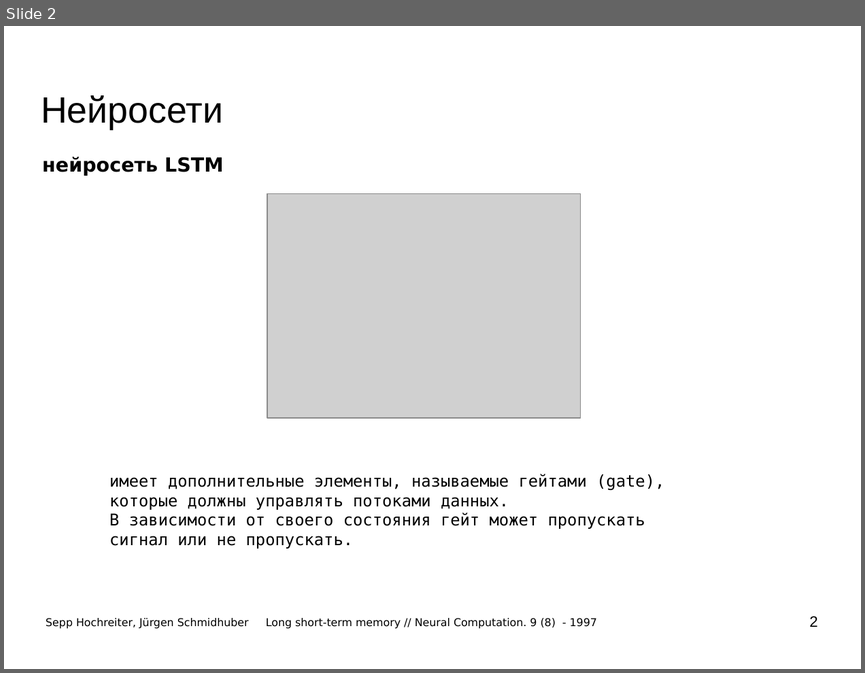
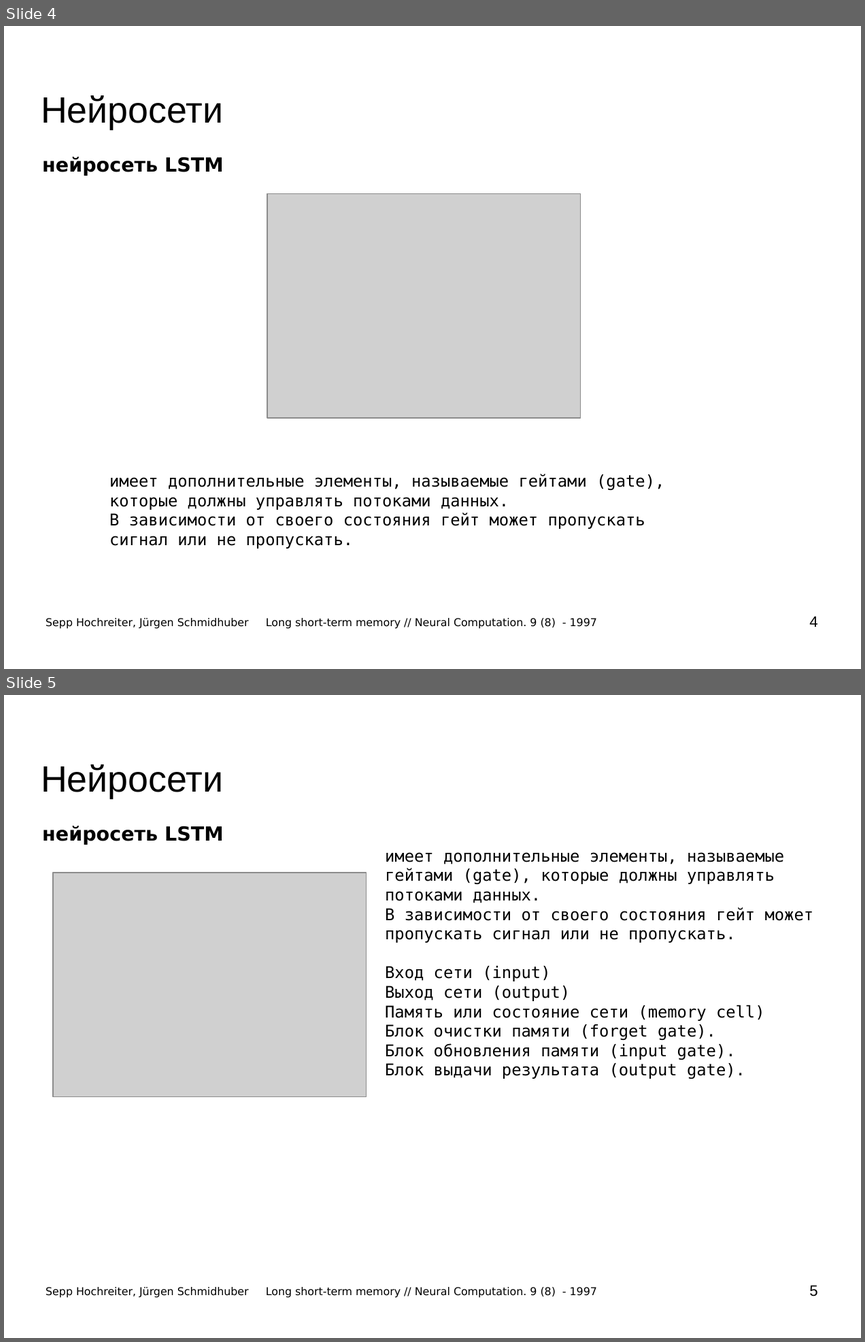
Before and after one commit to mechanoid5/ml_lectorium_legacy, a slide deck: 21-chatbot.odp. Shown one above the other, each under a label of ours: slide 2 before the commit, slides 4 and 5 after it. The pictures are 865x673 and 865x1342 pixels, drawn with LibreOffice and Linux fonts; fonts in the diff are those of the drawing; grey boxes stand for pictures; background and template pictures are left out. Boxes give left, top, right and bottom in pixels: in the first picture for what was removed or moved away, otherwise in the second. Text is boxed around its words. In the diff, an @@ line names an element or a change of style, - is before the commit and + after.

```diff
--- a/21-chatbot.odp
+++ b/21-chatbot.odp
@@ slide 5 added at (x1=4, y1=695, x2=861, y2=1338), background picture (left out) @@
@@ title added at (x1=41, y1=764, x2=223, y2=798), 33.9 pt, text #000000 @@
+Нейросети
@@ text added at (x1=42, y1=826, x2=224, y2=845), 18 pt, text #000000, bold @@
+нейросеть LSTM
@@ text added at (x1=385, y1=852, x2=814, y2=1079), 15 pt, text #000000 @@
+имеет дополнительные элементы, называемые гейтами (gate), которые должны управлять потоками данных.
+В зависимости от своего состояния гейт может пропускать сигнал или не пропускать.
+Вход сети (input)
+Выход сети (output)
+Память или состояние сети (memory cell)
+Блок очистки памяти (forget gate).
+Блок обновления памяти (input gate).
+Блок выдачи результата (output gate).
@@ picture added at (x1=53, y1=872, x2=366, y2=1097) @@
@@ page number added at (x1=809, y1=1285, x2=817, y2=1296), 14 pt, text #000000 @@
+5
@@ text added at (x1=45, y1=1287, x2=597, y2=1297), 10 pt, text #000000 @@
+Sepp Hochreiter, Jürgen Schmidhuber Long short-term memory // Neural Computation. 9 (8) - 1997
@@ what was slide 2 is now slide 4 @@
@@ page number at (x1=809, y1=616, x2=817, y2=626): text changed @@
-2
+4
```
Also in this commit, not shown: 1 slide changed, 10 other slides added, 8 other files.
